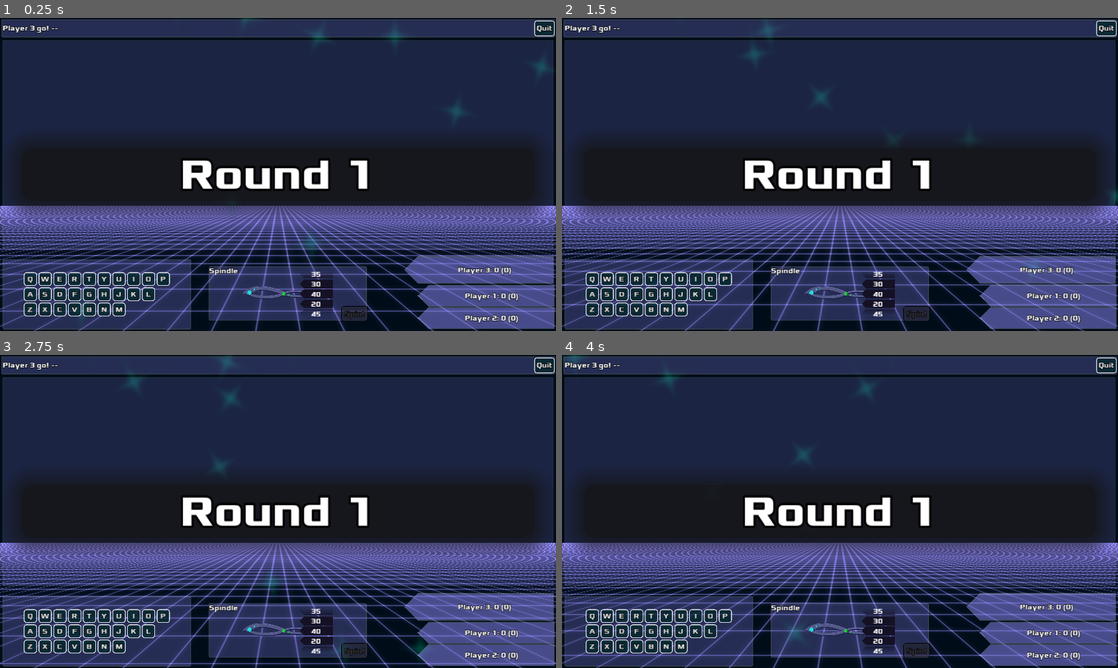
Above: before the commit, frames 1-4 (two rows, left to right).
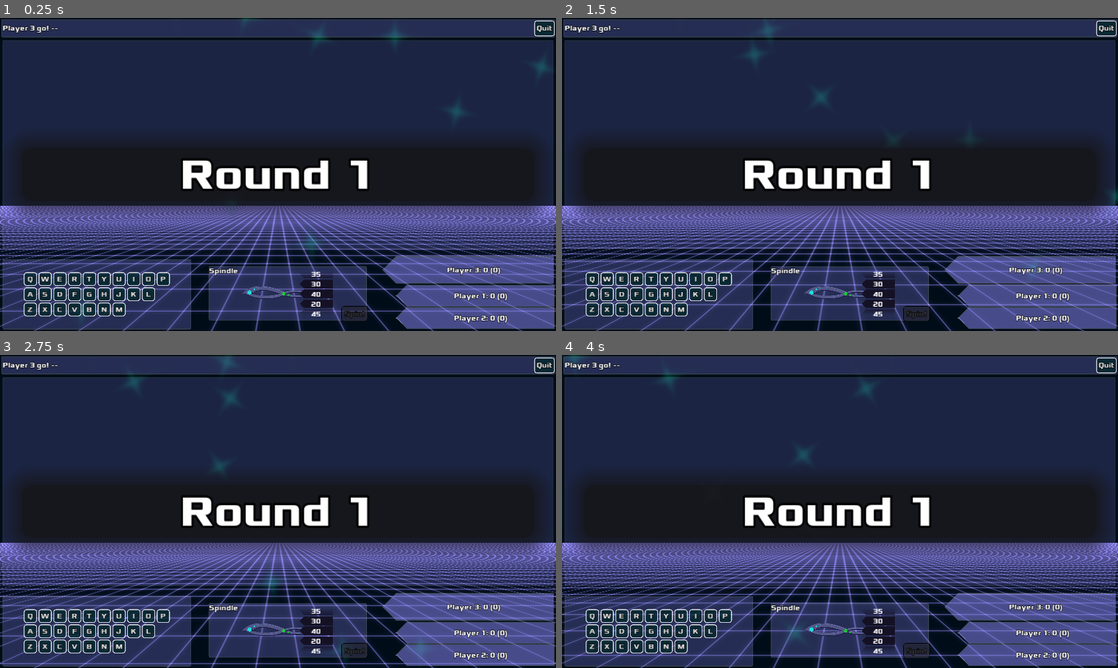
Above: after the commit, the same moments.

Repository: zacryol/spindle-of-serendipity
Game: Godot game, scene res://game/GamePanel.tscn
Two runs of this game, one before a commit and one after it. Both use one fixed random seed, a clock stepped at 60 frames per second and the inputs below. This scene is started directly instead of the project's main scene.
Inputs:
- Up to frame 1 (0.25 s): no input
- Up to frame 2 (1.5 s): click "Q" at 0.5 s; click "W" at 1.25 s
- Up to frame 3 (2.75 s): click "E" at 2 s
- Up to frame 4 (4 s): click "R" at 2.75 s; click "T" at 3.5 s

The runs differ from the first frame. In frame 1, 1.5% of the frame differs, in the area x 68-94%, y 76-100%; in frame 2, 1.5%; in frame 3, 1.5%; in frame 4, 1.5%.
Error in both runs: Division By Zero in operator '%'. (res://system/singletons/EntryManager.gd:103)

Commit message:
improved player name display

Diff:
--- a/godot/game/GameSetting.gd
+++ b/godot/game/GameSetting.gd
@@ -67,12 +67,13 @@
 		GlobalVars.p3_name = GlobalVars.p3_name_default
 
 	# Limit name length
-	if GlobalVars.p1_name.length() > GlobalVars.PLAYER_NAME_MAX:
-		GlobalVars.p1_name = GlobalVars.p1_name.substr(0, GlobalVars.PLAYER_NAME_MAX)
-	if GlobalVars.p2_name.length() > GlobalVars.PLAYER_NAME_MAX:
-		GlobalVars.p2_name = GlobalVars.p2_name.substr(0, GlobalVars.PLAYER_NAME_MAX)
-	if GlobalVars.p3_name.length() > GlobalVars.PLAYER_NAME_MAX:
-		GlobalVars.p3_name = GlobalVars.p3_name.substr(0, GlobalVars.PLAYER_NAME_MAX)
+	var max_size := GlobalVars.PLAYER_NAME_MAX_SIZE
+	while theme.default_font.get_string_size(GlobalVars.p1_name).x > max_size:
+		GlobalVars.p1_name = GlobalVars.p1_name.rstrip(GlobalVars.p1_name[-1])
+	while theme.default_font.get_string_size(GlobalVars.p2_name).x > max_size:
+		GlobalVars.p2_name = GlobalVars.p2_name.rstrip(GlobalVars.p2_name[-1])
+	while theme.default_font.get_string_size(GlobalVars.p3_name).x > max_size:
+		GlobalVars.p3_name = GlobalVars.p3_name.rstrip(GlobalVars.p3_name[-1])
 
 	# Set player AI status
 	if p1_ai.pressed:
--- a/godot/game/components/PlayersPanel.gd
+++ b/godot/game/components/PlayersPanel.gd
@@ -28,11 +28,11 @@
 const NUM_PLAYER := 3
 
 # position data for moving each player
-const MAIN_SIZE := Vector2(275 * 1.25, 50 * 1.25)
-const OTHER_SIZE := Vector2(315, 50)
-const MAIN_POSITION := Vector2(-345, -168)
-const POS_2 := Vector2(-315, -102)
-const POS_3 := Vector2(-315, -51)
+const MAIN_SIZE := Vector2(393.75, 62.5)
+const OTHER_SIZE := Vector2(365, 50)
+const MAIN_POSITION := Vector2(-395, -168)
+const POS_2 := Vector2(-365, -102)
+const POS_3 := Vector2(-365, -51)
 const Sizes := PoolVector2Array([MAIN_SIZE, OTHER_SIZE, OTHER_SIZE])
 const Positions := PoolVector2Array([MAIN_POSITION, POS_2, POS_3])
 const TWEEN_TIME := 0.15
--- a/godot/system/singletons/GlobalVars.gd
+++ b/godot/system/singletons/GlobalVars.gd
@@ -52,7 +52,7 @@
 }
 # End of Settings
 
-const PLAYER_NAME_MAX := 19
+const PLAYER_NAME_MAX_SIZE := 250.0
 
 var p1_name := "Player 1"
 var p2_name := "Player 2"
